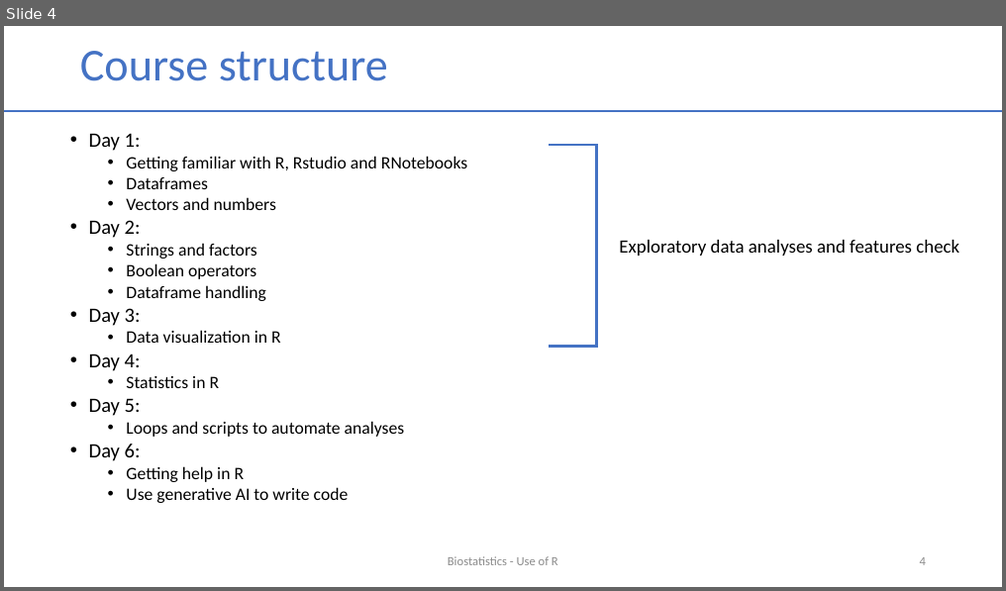
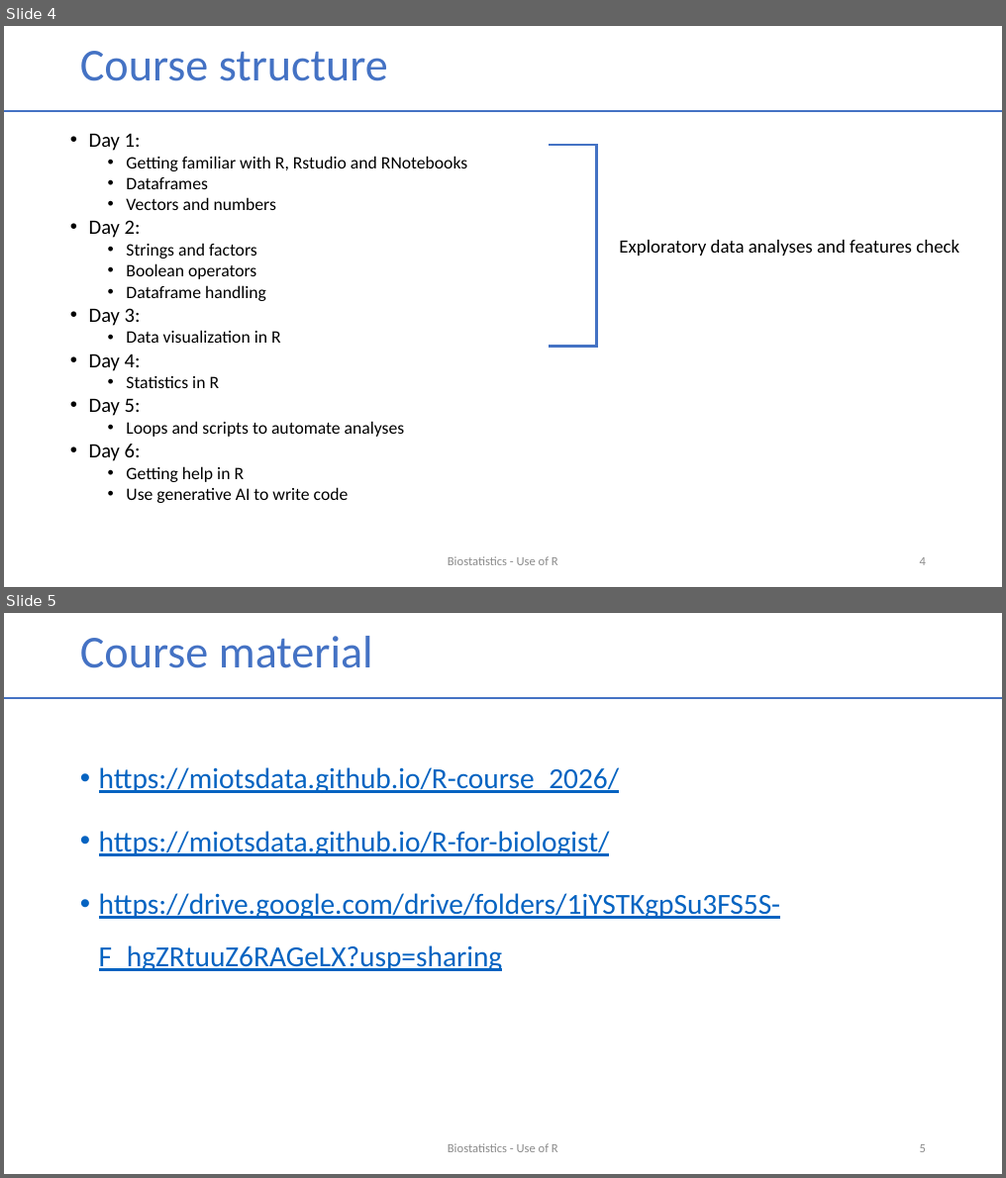
Before and after one commit to miotsdata/R-course_2026, a slide deck: ppt/Introduction.pptx. Shown one above the other, each under a label of ours: slide 4 before the commit, slides 4 and 5 after it. The pictures are 1006x591 and 1006x1178 pixels, drawn with LibreOffice and Linux fonts; fonts in the diff are those of the drawing. Boxes give left, top, right and bottom in pixels: in the first picture for what was removed or moved away, otherwise in the second. Text is boxed around its words. In the diff, an @@ line names an element or a change of style, - is before the commit and + after.

```diff
--- a/ppt/Introduction.pptx
+++ b/ppt/Introduction.pptx
@@ slide 5 added at (4, 613, 1002, 1174), background #FFFFFF; not listed: 1 template element that a slide beside it also shows @@
@@ title added at (80, 636, 373, 668), 44 pt, text #4472C4 @@
+Course material
@@ text added at (99, 767, 780, 971), 28 pt, text #0563C1, underline @@
+• https://miotsdata.github.io/R-course_2026/
+• https://miotsdata.github.io/R-for-biologist/
+• https://drive.google.com/drive/folders/1jYSTKgpSu3FS5S-F_hgZRtuuZ6RAGeLX?usp=sharing
@@ text added at (448, 1144, 558, 1153), 12 pt, text #8C8C8C @@
+Biostatistics - Use of R
@@ page number added at (920, 1145, 926, 1153), 12 pt, text #8C8C8C @@
+5
```
Also in this commit, not shown: 2 other files.
